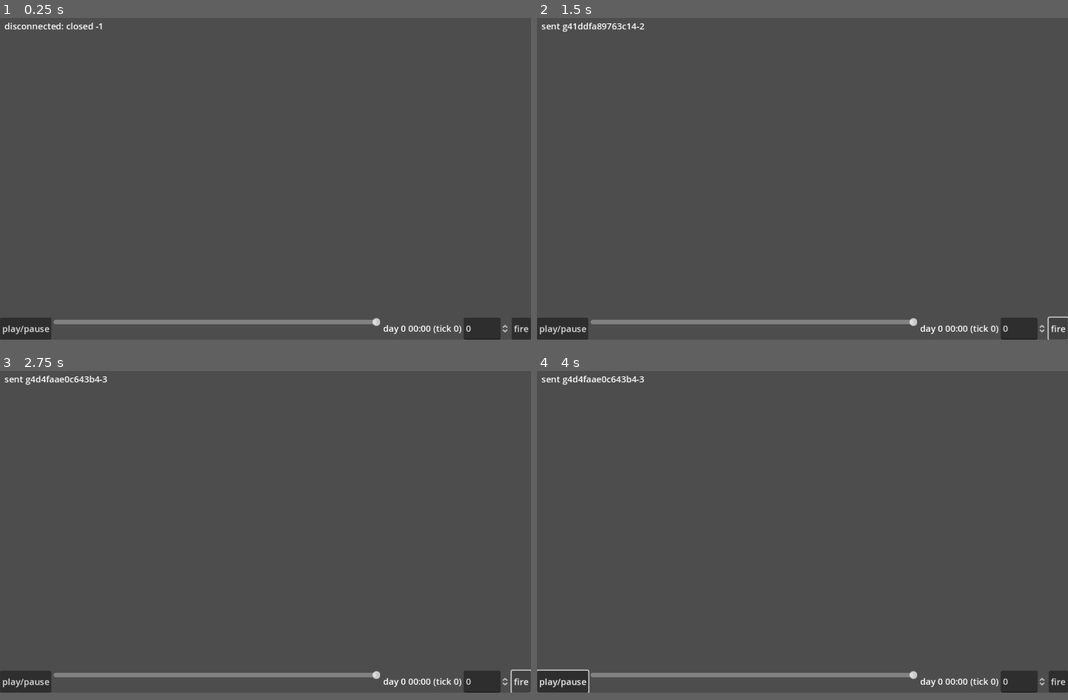
Above: before the commit, frames 1-4 (two rows, left to right).
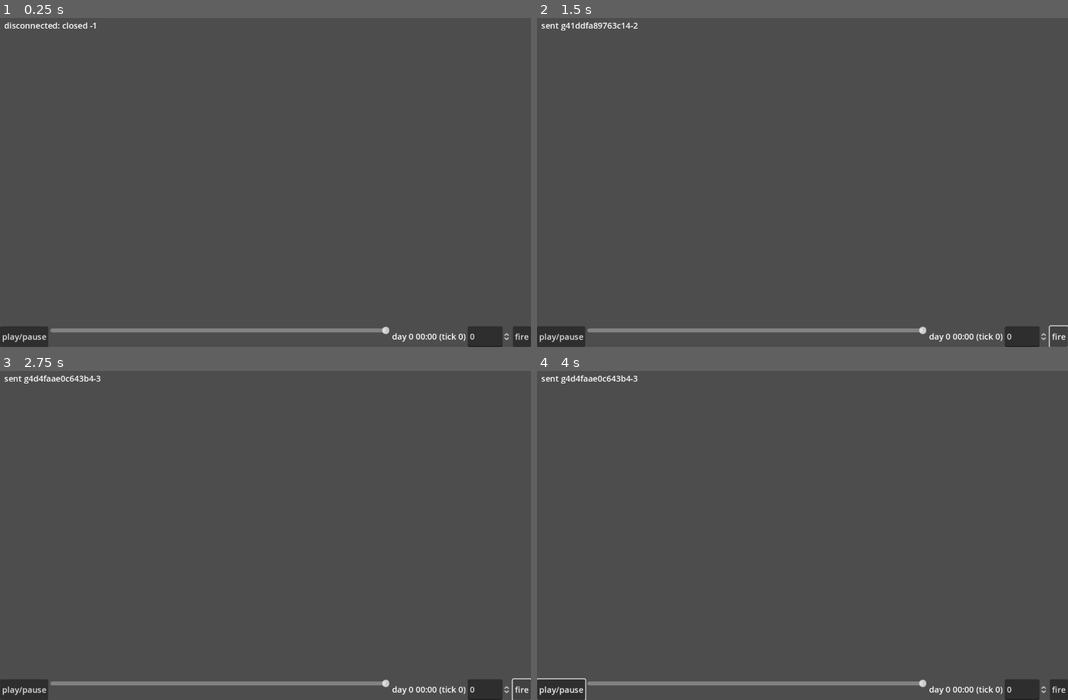
Above: after the commit, the same moments.

Repository: joonk7809/asimov
Game: Godot game, scene res://main.tscn
Same seed, same stepped clock (60 frames per second), same inputs: the game is played once before the commit and once after it.
Inputs (mouse positions are in pixels of both pictures, inside the frame that each line leads up to):
- Up to frame 1 (0.25 s): no input
- Up to frame 2 (1.5 s): click "fire" at 0.5 s; click "fire" at 1.25 s
- Up to frame 3 (2.75 s): click "fire" at 2 s
- Up to frame 4 (4 s): click "play/pause" at 2.75 s; move the mouse to (919, 515) at 3.52 s; tap 0 at 3.6 s; click (919, 515) at 3.67 s
In our replay, the window is 800x489 before the commit and 800x500 after it. These sizes can differ from the game's own. Grey fills any space a smaller window leaves; there, only what the larger window draws over its background counts as a difference.

The runs differ from the first frame. In frame 1, 3.4% of the frame differs, in the area x 0-100%, y 1-100%; in frame 2, 3.3%; in frame 3, 3.3%; in frame 4, 3.5%.

Commit message:
P-pass review of #92: aiplay smoke clicks Talk in the middle column; the window keeps its size at scale 1 (Godot strips --resolution from the args); relayout on the window's resize and dpi change; shorter map hint
Co-Authored-By: Claude Opus 5.5 <noreply@anthropic.com>
Claude-Session: https://claude.ai/code/session_01NGegZxxTK4SVtJaYrspVim

Diff:
--- a/client/godot/scripts/main.gd
+++ b/client/godot/scripts/main.gd
@@ -55,8 +55,11 @@
 	texture_filter = CanvasItem.TEXTURE_FILTER_NEAREST  # pixel art stays crisp when scaled (V-pass)
 	var args := _args()
 	ui_scale = clampf(float(args.get("ui-scale", str(ui_scale))), 0.5, 4.0)
-	_apply_scale(not "--resolution" in OS.get_cmdline_args())
-	get_viewport().size_changed.connect(_layout)
+	# A Retina screen gets a window sized to it; at scale 1 (CI, aiplay, most monitors) the window keeps its
+	# size, from the project or --resolution (Godot strips engine flags from the args, so they can't be read).
+	_apply_scale(DisplayServer.screen_get_scale() > 1.0)
+	get_window().size_changed.connect(_layout)  # the window, not the viewport: in canvas_items mode the viewport keeps its units
+	get_window().dpi_changed.connect(_layout)  # moved to a screen of another scale (review of #92)
 	_build_ui()
 	if args.has("log"):
 		model = WorldModel.new()
@@ -108,7 +111,7 @@
 	var s := maxf(DisplayServer.screen_get_scale(w.current_screen), 1.0) * ui_scale
 	w.content_scale_mode = Window.CONTENT_SCALE_MODE_CANVAS_ITEMS
 	w.content_scale_aspect = Window.CONTENT_SCALE_ASPECT_EXPAND
-	if fit_window:  # an explicit --resolution (CI, aiplay) is kept
+	if fit_window:
 		var room := DisplayServer.screen_get_usable_rect(w.current_screen)
 		var want := Vector2(1280, 860) * s
 		var got := Vector2i(mini(int(want.x), int(room.size.x * 0.94)), mini(int(want.y), int(room.size.y * 0.92)))
@@ -889,7 +892,7 @@
 	# The map's column ends at map_w: cover what a zoomed map draws beyond it, under the panels, and its foot.
 	draw_rect(Rect2(map_w, 0, size.x - map_w, size.y), RenderingServer.get_default_clear_color())
 	draw_rect(Rect2(0, size.y - 30, map_w, 30), RenderingServer.get_default_clear_color())
-	Art.label(self, Vector2(12, size.y - 10), "Click a place to walk there. Scroll the map to zoom.", 14, Color(0.75, 0.82, 0.95))
+	Art.label(self, Vector2(12, size.y - 10), "Click a place to walk there; scroll to zoom.", 14, Color(0.75, 0.82, 0.95))
 
 
 static func night_shade(hour: float) -> float:
